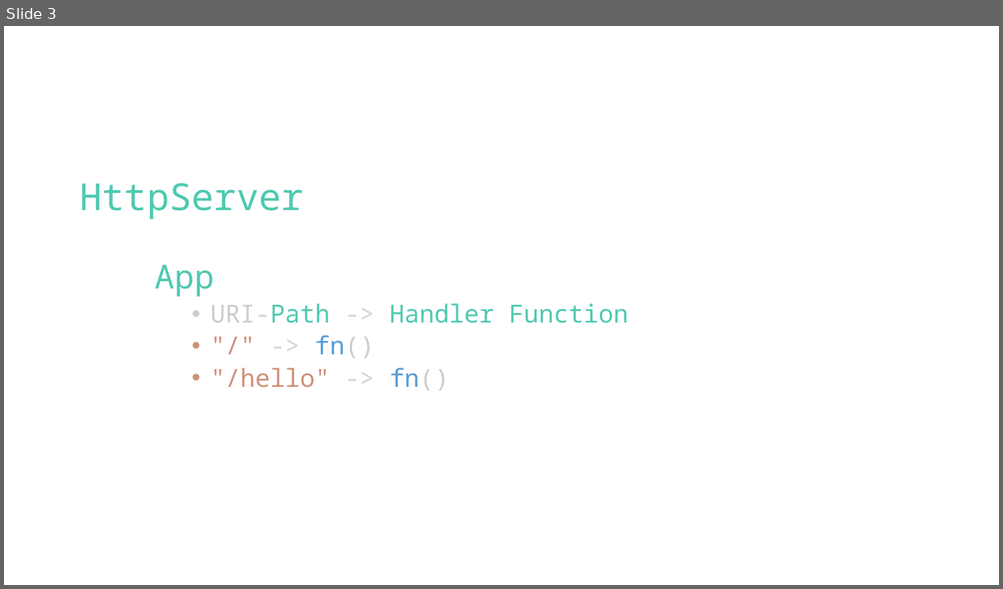
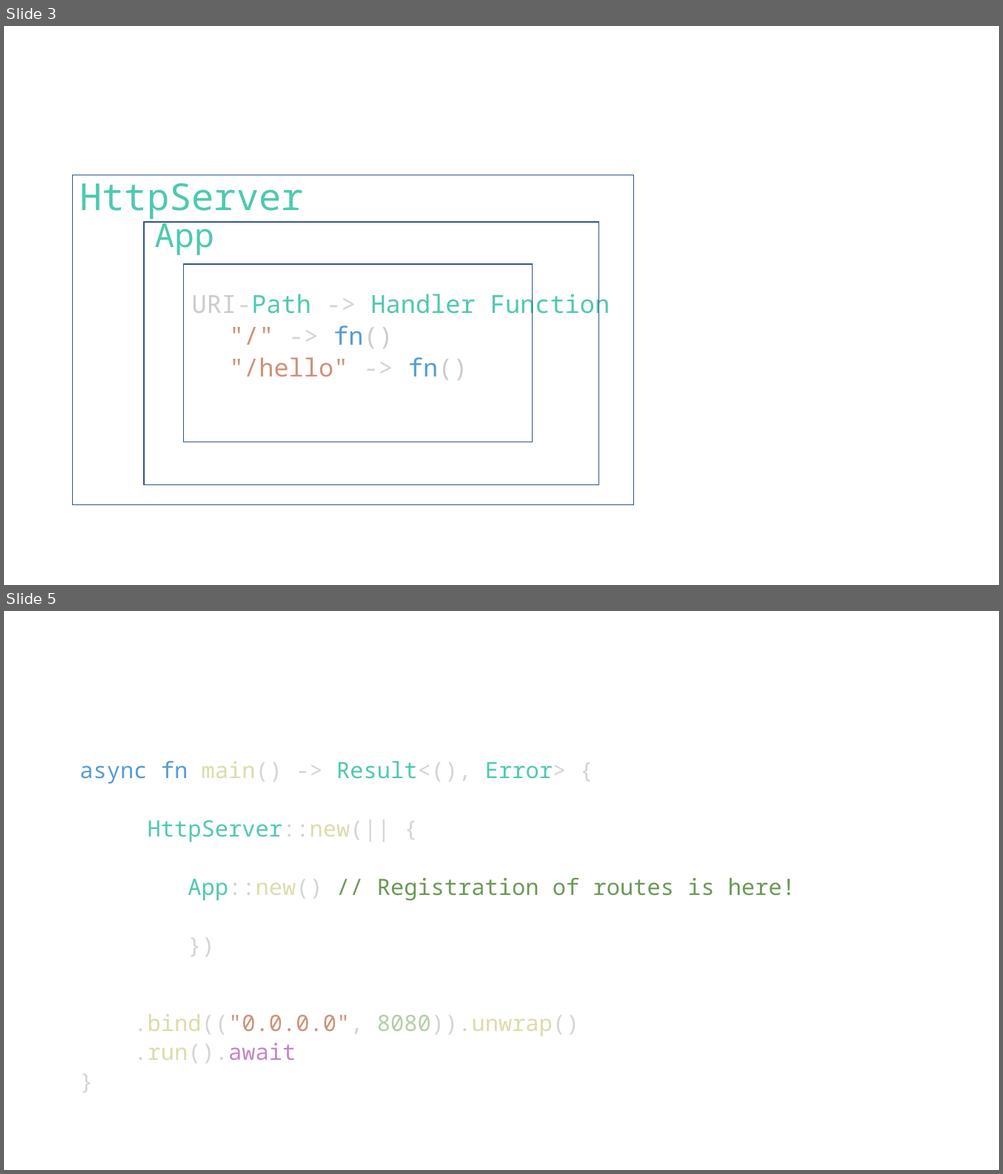
Before and after one commit to floscodes/actix_talk, a slide deck: Pres.pptx. Shown one above the other, each under a label of ours: slide 3 before the commit, slides 3 and 5 after it; the slides between them are not shown. The pictures are 1003x589 and 1003x1174 pixels, drawn with LibreOffice and Linux fonts; fonts in the diff are those of the drawing. Boxes give left, top, right and bottom in pixels: in the first picture for what was removed or moved away, otherwise in the second. Text is boxed around its words. In the diff, an @@ line names an element or a change of style, - is before the commit and + after.

```diff
--- a/Pres.pptx
+++ b/Pres.pptx
@@ slide 5 added at box(4, 611, 999, 1170), background #FFFFFF @@
@@ text added at box(79, 761, 795, 1063), 21.7 pt, text #D4D4D4 @@
+async fn main() -> Result<(), Error> {
+HttpServer::new(|| {
+App::new() // Registration of routes is here!
+})
+.bind(("0.0.0.0", 8080)).unwrap()
+.run().await
+}
@@ slide 3 changed as well @@
@@ rectangle added at box(73, 175, 634, 506), outline #325491 1 pt @@
@@ text at box(79, 183, 303, 255): text changed @@
-HttpServer
-App
+HttpServer
+App
@@ rectangle added at box(144, 222, 599, 485), outline #325491 1 pt @@
@@ rectangle added at box(184, 264, 532, 443), outline #325491 1 pt @@
@@ text at box(192, 290, 609, 380): bullet • to none; list level 4 to 5 in ""/" -> fn()"; list level 4 to 5 in ""/hello" -> fn()" @@
```
Also in this commit, not shown: 2 other slides changed, 5 other slides added, 3 other files.
